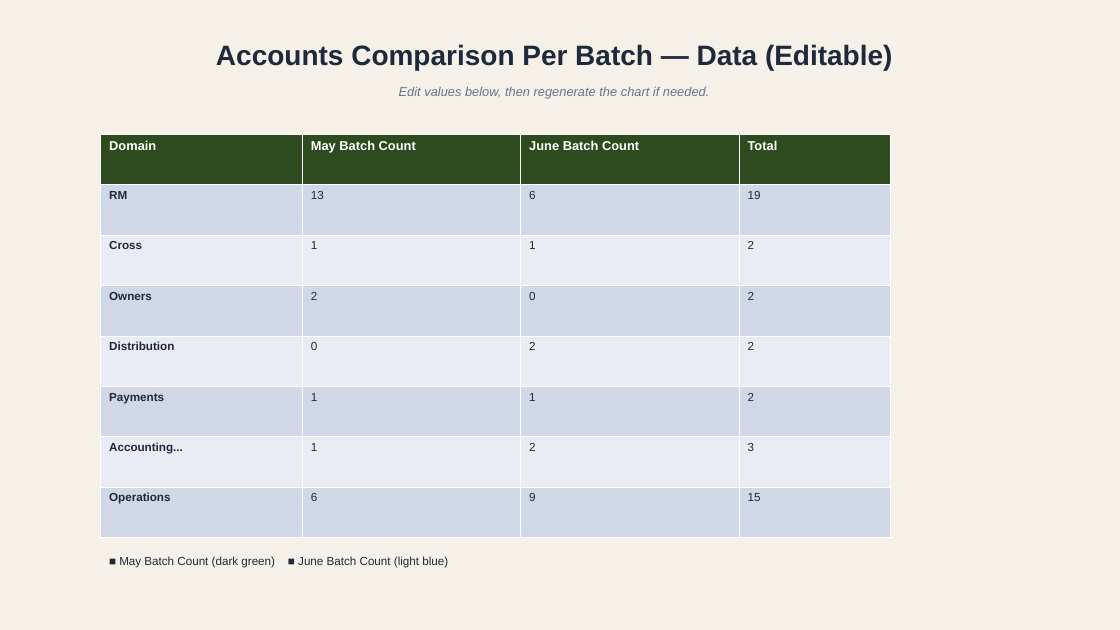
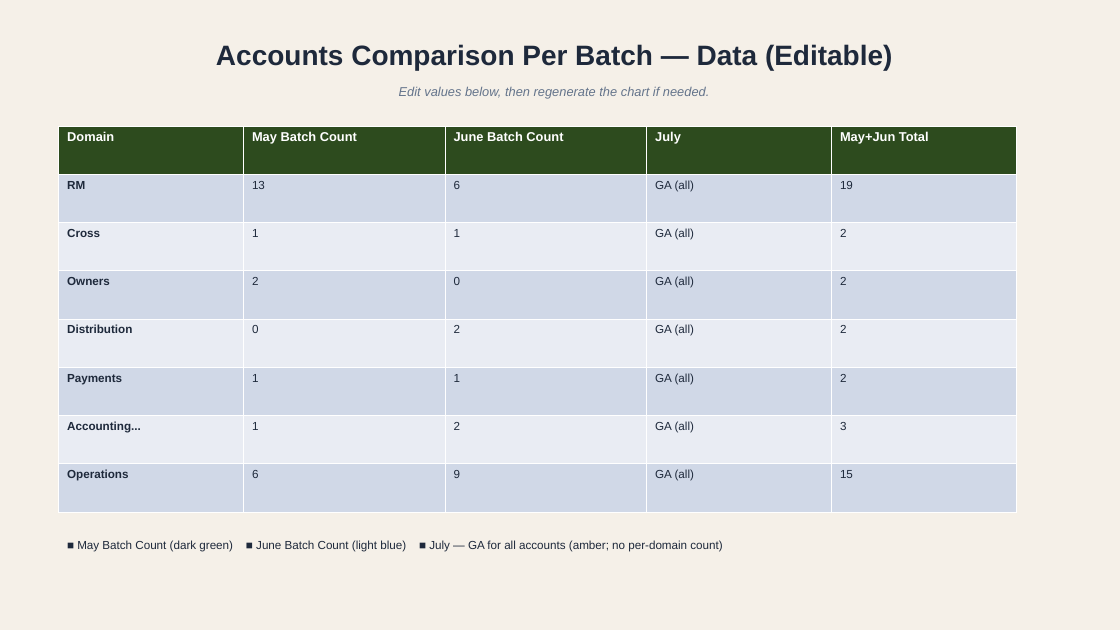
Before and after one commit to maiagordon-commits/PRD-Cross-Project, a slide deck: slide 2 of accounts_comparison_per_batch.pptx. Drawn at 1120x630 pixels with LibreOffice and Linux fonts; fonts in the diff are those of the drawing. Boxes give left, top, right and bottom in pixels: in the first picture for what was removed or moved away, otherwise in the second. Text is boxed around its words. In the diff, an @@ line names an element or a change of style, - is before the commit and + after.

```diff
--- a/accounts_comparison_per_batch.pptx
+++ b/accounts_comparison_per_batch.pptx
@@ table at [59, 126, 1017, 513] @@
-column 4: Total | 19 | 2 | 2 | 2 | 2 | 3 | 15
+column 4: July | GA (all) | GA (all) | GA (all) | GA (all) | GA (all) | GA (all) | GA (all)
+column 5: May+Jun Total | 19 | 2 | 2 | 2 | 2 | 3 | 15
@@ table: place and size @@
-table at [101, 134, 891, 538]
+table at [59, 126, 1017, 513]
@@ text at [77, 540, 722, 552]: text changed @@
-■ May Batch Count (dark green) ■ June Batch Count (light blue)
+■ May Batch Count (dark green) ■ June Batch Count (light blue) ■ July — GA for all accounts (amber; no per-domain count)
```
Also in this commit, not shown: 3 other files.
